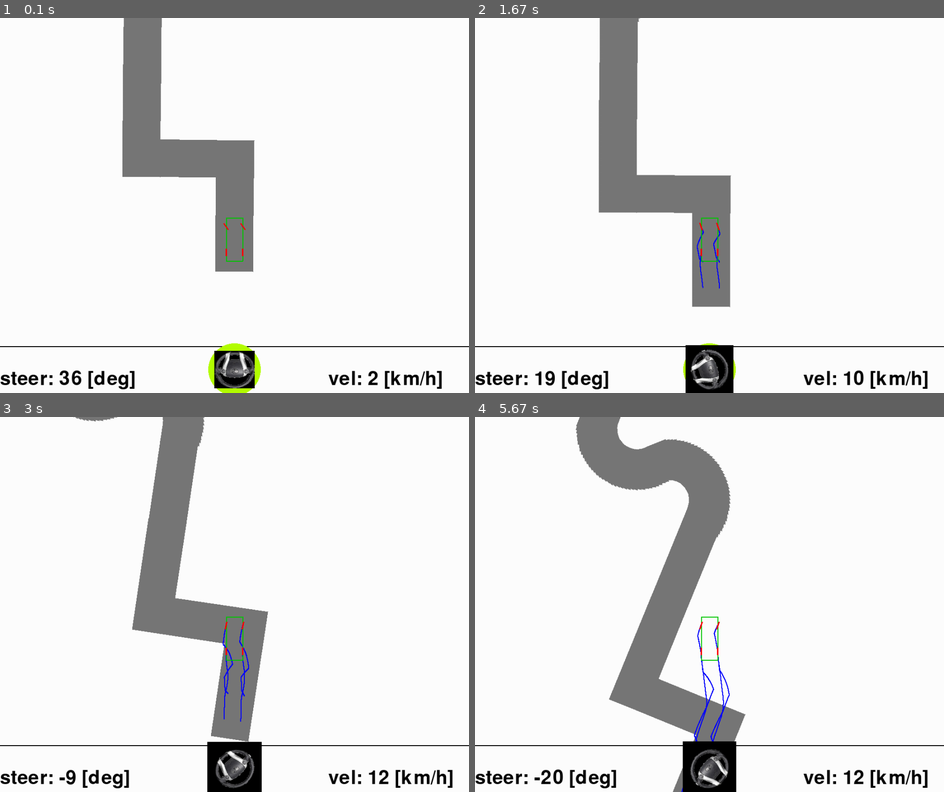
Above: before the commit, frames 1-4 (two rows, left to right).
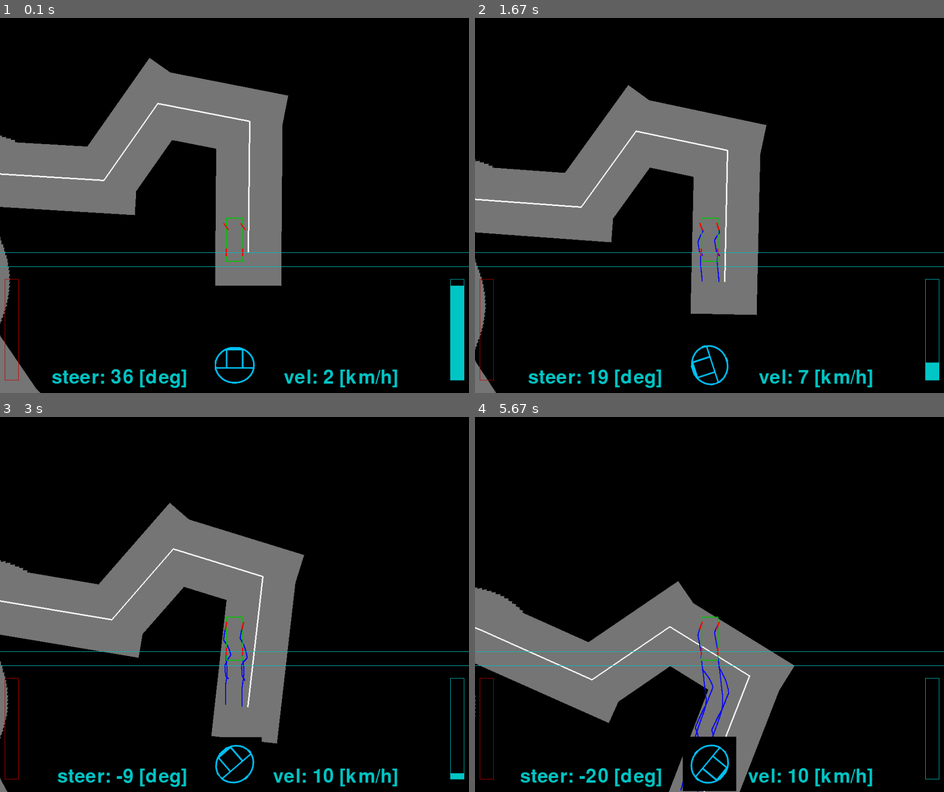
Above: after the commit, the same moments.

Repository: hatofly/pygame_simple_drive_simulator
Game: pygame game, started from trajectory_pygame.py
The game is run twice, just before and just after one commit, with the same random seed, the same clock (stepped at 60 frames per second) and the same inputs.
Inputs (mouse positions are in pixels of both pictures, inside the frame that each line leads up to):
- Up to frame 1 (0.1 s): no input
- Up to frame 2 (1.67 s): hold W 0.33-0.8 s; move the mouse to (690, 220) at 0.37 s; hold S 0.83-1.3 s; move the mouse to (859, 194) at 0.87 s; hold W from 1.33 s (still down); move the mouse to (596, 209) at 1.37 s
- Up to frame 3 (3 s): release W at 1.8 s; hold S 1.83-2.3 s; move the mouse to (89, 548) at 1.87 s; hold W 2.33-2.8 s; move the mouse to (304, 473) at 2.37 s; hold S from 2.83 s (still down); move the mouse to (290, 638) at 2.87 s
- Up to frame 4 (5.67 s): release S at 3.3 s; hold W 3.33-3.8 s; move the mouse to (718, 477) at 3.37 s; hold S 3.83-4.3 s; move the mouse to (540, 593) at 3.87 s; hold W 4.33-4.8 s; move the mouse to (714, 645) at 4.37 s; hold S 4.83-5.3 s; move the mouse to (695, 540) at 4.87 s; hold W from 5.33 s (still down); move the mouse to (831, 664) at 5.37 s

The runs differ from the first frame. In frame 1, 94% of the frame differs, in the area x 0-100%, y 0-100%; in frame 2, 94%; in frame 3, 94%; in frame 4, 95%.

Commit message:
背景変更、UI追加、ブレーキ操作変更

Diff:
--- a/trajectory_pygame.py
+++ b/trajectory_pygame.py
@@ -4,26 +4,90 @@
 import sys
 import math
 import time
+import random
 SCREEN_SIZE = (1000, 800)
-OFFSET = 100
+OFFSET = 200
+NT_ZONE_HT = 30
 STEER_RATE = (SCREEN_SIZE[0]/2)/(math.pi/4.5)
 DRAW_SCALE = 20#計算上の単位(m)から描画単位(px)への変換
 wheel_len = 0.38
 wheel_wid = 0.2
 dt = 0.01
-
-"""
-使い方
-- center_attachの切り替えにより、視点を道路固定にするか車両固定にするか選べるよ
-- draw_road()に色々な経路を合体・自作して代入すると色々な道が楽しめるよ
-- draw_road()は経路全体を折線を中心とした四角形の集合として描画するよ
-- draw_road()のnumは1か2だよ 2の場合は中央線が書かれるよ
-"""
+creep_vel = 7.5/3.6 #クリープ現象におけるトップスピード
+def creep_acc(vel):
+    #creep_velに達するまでは0.15で加速、それを超えたら0.15で減速
+    if abs(vel) > creep_vel:
+        return -0.15
+    elif abs(vel) <= creep_vel:
+        return 0.15
 
 ###視点移動の有無はここで切り替え！###
 center_attach = True
 ################################
-attach_pos = np.array([0.0,10.0])
+attach_pos = np.array([0.0,5.0])
+
+
+##################経路生成#################
+
+# 一定以下の角度だと練習にならないので、一定以上になるようにrandom.choice([-1,1])*random.uniform(math.pi*0.4,math.pi*0.75) と言う形にする
+
+#定義時にデフォルト変数としてrandomを入れると定義時のrandomで固定されるので注意！
+def make_corner(L1=None,L2=None,theta1=None,theta2=None):
+    #何らかの曲がり角を作る
+    if L1==None:
+        L1 = random.randint(8,15)
+    if L2==None:
+        L2 = random.randint(8,15)
+    if theta1==None:
+        theta1 = random.choice([-1,1])*random.uniform(math.pi*0.3,math.pi*0.5)
+    if theta2==None:
+        theta2 = random.choice([-1,1])*random.uniform(math.pi*0.3,math.pi*0.5)
+    return ([L1,L2],[theta1,theta2])
+
+def make_curve(init_theta,fin_theta=None,total_len = None):
+    #何らかのカーブを作る
+    if fin_theta==None:
+        fin_theta=random.choice([-1,1])*random.uniform(math.pi*0.3,math.pi*0.5)
+    if total_len==None:
+        total_len = random.randint(8,20)
+    num = int(total_len/0.25)
+    Ls = [0.25]*num
+    thetas = [(fin_theta-init_theta)/num]*num
+    return (Ls,thetas)
+
+
+## 左折
+[Ls_lc,thetas_lc] = make_corner(10,20,0,math.pi/2)
+## 右折
+[Ls_rc,thetas_rc] = make_corner(10,20,0,-math.pi/2)
+## S字クランク
+[Ls_sc,thetas_sc] = make_corner(10,10,0,math.pi/2)
+[Ls_temp,thetas_temp] = make_corner(5,5,-math.pi/2,0)
+Ls_sc += Ls_temp
+thetas_sc += thetas_temp
+
+## S字カーブ
+[Ls_scv,thetas_scv] = make_curve(0,math.pi*0.75,10)
+[Ls_temp,thetas_temp] = make_curve(0,-math.pi*0.75,10)
+Ls_scv += Ls_temp
+thetas_scv += thetas_temp
+
+##ランダムな道
+[Ls_rand,thetas_rand] = make_corner(theta1=0)
+for i in range(30):
+    cuv_or_c = random.randint(0,1)
+    if cuv_or_c == 0:
+        #カーブにする
+        [Ls_temp,thetas_temp] = make_curve(init_theta=thetas_rand[-1])
+    else:
+        #コーナーにする
+        [Ls_temp,thetas_temp] = make_corner()
+    Ls_rand += Ls_temp
+    thetas_rand += thetas_temp
+
+
+##################################
+
 
 def Rot(theta):
   ret = np.array([[math.cos(theta),-math.sin(theta)],[math.sin(theta),math.cos(theta)]])
@@ -106,6 +170,14 @@
     pygame.display.set_caption('Trajectory')   # 画面のタイトルを設定する
     font = pygame.font.Font(None, 60)
 
+    if center_attach:
+        control_offset = YY(attach_pos[1])-OFFSET-30
+    else:
+        control_offset = OFFSET
+
+    ampbar_ht = control_offset*0.8
+    ampbar_wid = 30
+
     #車を作成
     start_pos = [0.0,0.0]
     car1 = Car(np.array(start_pos))
@@ -161,11 +233,13 @@
 
 
     def draw_road(start_pos,Ls,wid,num,thetas):
-        #長さLs,角度thetasの曲がった道
+        #長さLs,角度thetasの曲がった道。thetasは前の道からの相対角度。
+        pre_theta = 0
         p0 = np.array(start_pos)
         linepoints = []
         for i in range(len(Ls)):
-            dir = vec(thetas[i])
+            dir = vec(thetas[i]+pre_theta)
+            pre_theta = thetas[i]+pre_theta
             vdir = np.dot(Rot(math.pi/2),dir)
 
             p1 = p0+dir*Ls[i]
@@ -199,21 +273,41 @@
 
 
 
-    image = pygame.transform.rotozoom(pygame.image.load("handle.png").convert(), 0, 0.2)
+    image = pygame.transform.rotozoom(pygame.image.load("handle2.png").convert(), 0, 0.2)
     handle_diam = image.get_width()
     def draw_handle(steer):
         rotated_image = pygame.transform.rotozoom(image,math.degrees(steer*15),1)
         img_w = rotated_image.get_width()
         img_h = rotated_image.get_height()
-        pygame.draw.circle(screen,(180,255,0),[(SCREEN_SIZE[0])/2,SCREEN_SIZE[1]-(OFFSET)/2],handle_diam/1.5)
-        screen.blit(rotated_image,[(SCREEN_SIZE[0]-img_w)/2,SCREEN_SIZE[1]-(OFFSET+img_h)/2])
+        #pygame.draw.circle(screen,(0,200,200),[(SCREEN_SIZE[0])/2,SCREEN_SIZE[1]-OFFSET+60],handle_diam/1.5)
+        screen.blit(rotated_image,[(SCREEN_SIZE[0]-img_w)/2,SCREEN_SIZE[1]-img_h/2-60])
 
     steers = []
     def draw_graph():
         #ステアの履歴を描き出したい　一旦後？
         return
+
+    def draw_ampbar(amp,br_ac):
+        #ブレーキやアクセルの強さを表示できる
+        # ampはパーセント表示
+        if br_ac == 0:
+            #br_ac=0がブレーキ
+            color = (200,0,0)
+            margin = 10
+        elif br_ac == 1:
+            #br_ac=1がアクセル
+            color = (0,200,200)
+            margin = SCREEN_SIZE[0]-ampbar_wid-10
+        pygame.draw.rect(screen,color,(margin,SCREEN_SIZE[1]-control_offset*0.9,ampbar_wid,ampbar_ht),width=1)
+        pygame.draw.rect(screen,color,(margin,SCREEN_SIZE[1]-control_offset*0.9+ampbar_ht*(1-amp),ampbar_wid,ampbar_ht*amp))
+
+
+
+
+
+
     while True:
-        screen.fill((255, 255, 255))
+        screen.fill((0, 0, 0))
         #ギアとブレーキの操作
         pressed_key = pygame.key.get_pressed()
         if pressed_key[K_w]:
@@ -222,6 +316,8 @@
         if pressed_key[K_s]:
             #バックギア
             vel_coef = -1.0
+
+        """
         if pressed_key[K_LSHIFT]:
             #ブレーキ
             #一般的なブレーキは最大で0.6G程度だが、0.4G程度を超えると急ブレーキと感じられやすい
@@ -230,6 +326,7 @@
                 car1.vel = max(car1.vel-break_acc*dt,0.0)
             else:
                 car1.vel = min(car1.vel+break_acc*dt,0.0)
+        """
         if pressed_key[K_r]:
             #リセット
             car1 = Car(np.array(start_pos))
@@ -245,15 +342,36 @@
         steer = max(steer,-math.pi/5)
         steer = min(steer,math.pi/5)
         #ステア表示
-        steer_disp = font.render(f'steer: {int(math.degrees(steer))} [deg]', True, (0, 0, 0))
-
-        #アクセル
+        steer_disp = font.render(f'steer: {int(math.degrees(steer))} [deg]', True, (0, 200, 200))
+
+        #アクセルとブレーキ
         # 一般車の最大加速度は0.6G程度より、マウスが一番上に来たあたりで0.6Gにする
         # クリープがあるので0.15m/s^2程度はデフォルトでかけておく
-        acc = max((SCREEN_SIZE[1]-OFFSET-mouseY),0)*(0.6*9.8/(SCREEN_SIZE[1]-OFFSET))+0.15
-        car1.vel += vel_coef*acc*dt
-        #アクセル表示
-        vel_disp = font.render(f'vel: {int(car1.vel*3.6)} [km/h]', True, (0, 0, 0))
+
+        accel_amp = 0
+        brake_amp = 0
+        if (SCREEN_SIZE[1]-control_offset-NT_ZONE_HT-mouseY)>=0:
+            #control_offsetより上ならアクセル
+            accel_amp = (SCREEN_SIZE[1]-control_offset-NT_ZONE_HT-mouseY)/(SCREEN_SIZE[1]-control_offset)
+            acc = accel_amp*9.8*0.6+creep_acc(car1.vel)
+            car1.vel += vel_coef*acc*dt
+        elif SCREEN_SIZE[1]-control_offset-NT_ZONE_HT <= mouseY <= SCREEN_SIZE[1]-control_offset:
+            #ニュートラルゾーン内にある(アクセルもブレーキも踏んでいない)
+            acc = creep_acc(car1.vel)
+            car1.vel += vel_coef*acc*dt
+        else:
+            #control_offsetより下ならブレーキ。これも最大0.6G程度。
+            brake_amp = (control_offset-(SCREEN_SIZE[1]-mouseY))/(control_offset)
+            #Lshiftでも0.4G減速可能
+            if pressed_key[K_LSHIFT]:
+                brake_amp=0.4/0.6
+            brakedcc = brake_amp*0.6*9.8
+            if car1.vel>=0:
+                car1.vel += (-brakedcc+vel_coef*creep_acc(car1.vel))*dt
+            elif car1.vel<0:
+                car1.vel += (brakedcc+vel_coef*creep_acc(car1.vel))*dt
+        #速度表示
+        vel_disp = font.render(f'vel: {int(car1.vel*3.6)} [km/h]', True, (0, 200, 200))
 
         #print(steer)
         #print(car1.pos)
@@ -264,29 +382,21 @@
         car1.step_move(steer)
 
 
-        #道の描画
-
-        ## 左折
-        [start_pos_lc,Ls_lc,thetas_lc]=[[start_pos[0]+1.9,0],[10,20],[0,math.pi/2]]
-        #draw_road(start_pos_lc,Ls_lc,3.5,1,thetas_lc)
-
-        ##右折
-        [start_pos_rc,Ls_rc,thetas_rc]=[[start_pos[0]+1.5,0],[10,20],[0,-math.pi/2]]
-        #draw_road(start_pos_rc,Ls_rc,3.5,1,thetas_rc)
-
-        ## カーブは..まあなんとかなるかな
-
-        ##S字クランク
-        [start_pos_sc,Ls_sc,thetas_sc]=[[start_pos[0],0],[10,10,10],[0,math.pi/2,0]]
-        #draw_road(start_pos_sc,Ls_sc,3.5,1,thetas_sc)
-
-        ##S字カーブ
-        [start_pos_scv,Ls_scv,thetas_scv]=[[start_pos[0],0],[10]+[0.25]*80+[10],[0]+list(np.linspace(0,math.pi*0.75,40))+list(np.linspace(math.pi*0.75,0,40))+[0]]
-        #draw_road(start_pos_scv,Ls_scv,3.5,1,thetas_scv)
+        ####################道の描画#####################
+        #「経路生成」コメントのところで作った経路を使う
 
         ##複合経路も作れる
-        draw_road(start_pos_sc,Ls_sc+Ls_scv,4,1,thetas_sc+thetas_scv)
+        #draw_road(start_pos,Ls_rc+Ls_sc+Ls_scv+Ls_lc,7,2,thetas_rc+thetas_sc+thetas_scv+thetas_lc)
+
+        ## ランダムな道
+        draw_road(start_pos+np.array([1.5,0]),Ls_rand,7,2,thetas_rand)
+
+        ##################################################
         # 車輪の軌跡の描画
+        lf_rec = lf_rec[max(0,len(lf_rec)-1000):]
+        rf_rec = rf_rec[max(0,len(rf_rec)-1000):]
+        lb_rec = lb_rec[max(0,len(lb_rec)-1000):]
+        rb_rec = rb_rec[max(0,len(rb_rec)-1000):]
         for rec in [lf_rec,rf_rec,lb_rec,rb_rec]:
             for r in rec:
                 if center_attach:
@@ -303,13 +413,19 @@
         rb_rec.append(car1.rb.abs_pos)
 
         #オフセットライン描画
-        pygame.draw.line(screen,(0,0,0),[0,SCREEN_SIZE[1]-OFFSET],[SCREEN_SIZE[0],SCREEN_SIZE[1]-OFFSET],width=2)
+        pygame.draw.line(screen,(0,200,200),[0,SCREEN_SIZE[1]-control_offset],[SCREEN_SIZE[0],SCREEN_SIZE[1]-control_offset],width=1)
+        #ニュートラルゾーン描画
+        pygame.draw.line(screen,(0,200,200),[0,SCREEN_SIZE[1]-control_offset-NT_ZONE_HT],[SCREEN_SIZE[0],SCREEN_SIZE[1]-control_offset-NT_ZONE_HT],width=1)
 
         #ハンドルを描画
         draw_handle(steer)
         #テキスト描画
-        screen.blit(steer_disp, [0,SCREEN_SIZE[1]-(OFFSET)/2])
-        screen.blit(vel_disp,[SCREEN_SIZE[0]-300,SCREEN_SIZE[1]-OFFSET/2])
+        screen.blit(steer_disp, [SCREEN_SIZE[0]/2-steer_disp.get_width()-100,SCREEN_SIZE[1]-steer_disp.get_height()-10])
+        screen.blit(vel_disp,[SCREEN_SIZE[0]-vel_disp.get_width()-150,SCREEN_SIZE[1]-steer_disp.get_height()-10])
+        #アクセル・ブレーキバー描画
+        draw_ampbar(brake_amp,0)
+        draw_ampbar(accel_amp,1)
+
         for event in pygame.event.get():
             if event.type == QUIT:
                 pygame.quit()
Not shown, changed: Readme.md
Binary file added: handle2.png
Binary file added: sample3.png
Not shown, added: .DS_Store
